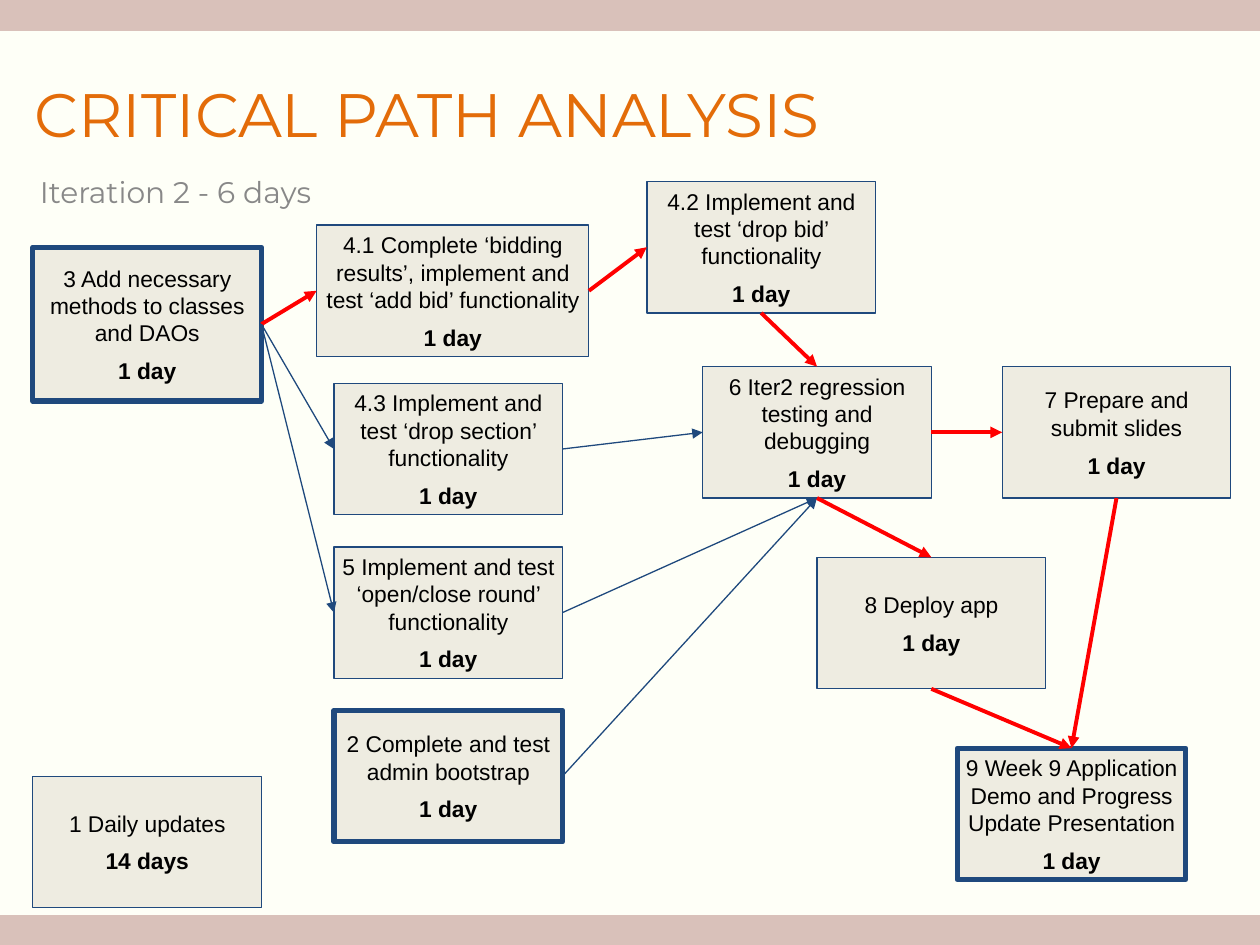
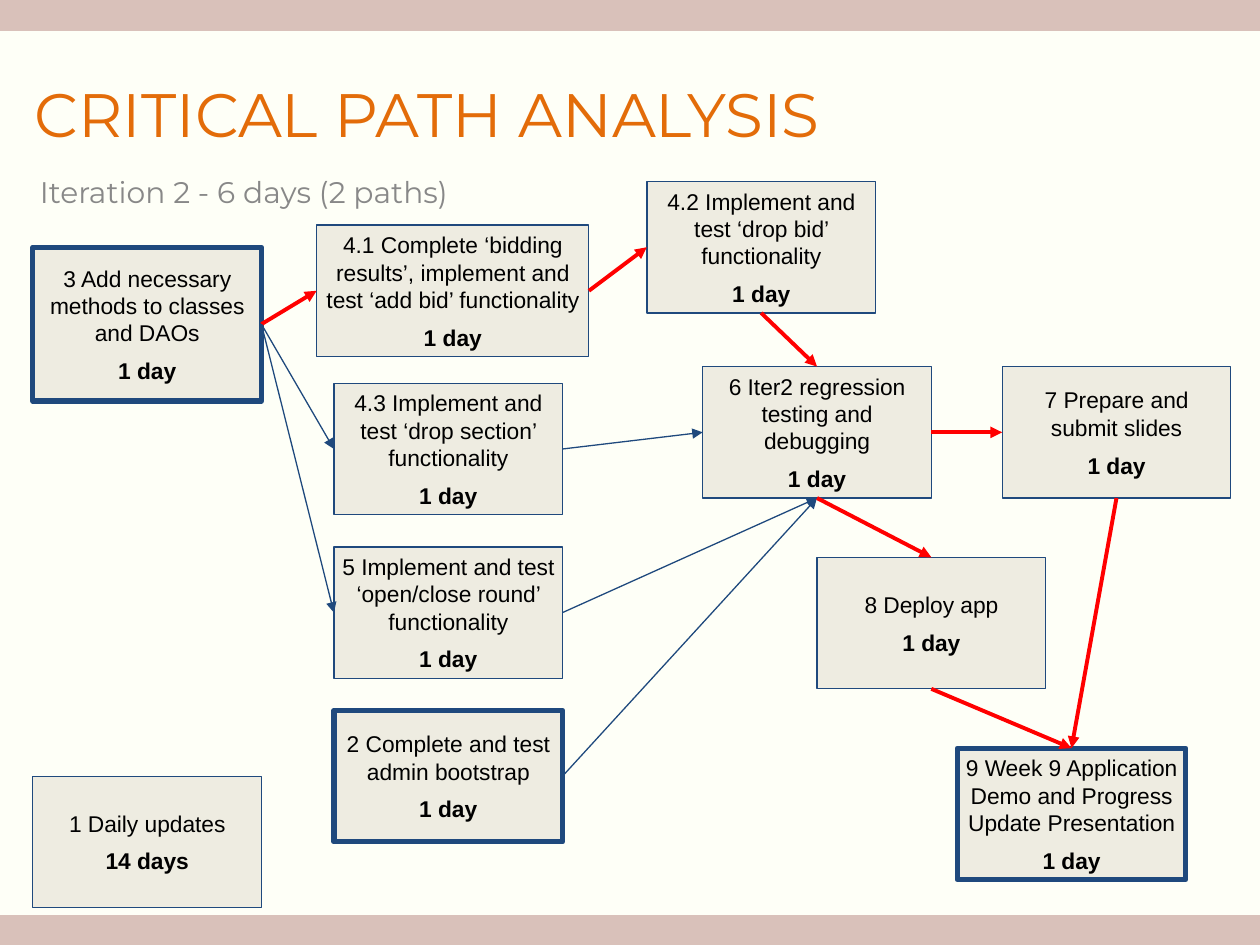
Before and after one commit to j1em1n/BIOS-Bidding-System, a slide deck: slide 9 of presentations/Week 7 PM Review.pptx. Drawn at 1260x945 pixels with LibreOffice and Linux fonts; fonts in the diff are those of the drawing. Boxes give left, top, right and bottom in pixels: in the first picture for what was removed or moved away, otherwise in the second. Text is boxed around its words. In the diff, an @@ line names an element or a change of style, - is before the commit and + after.

```diff
--- a/presentations/Week 7 PM Review.pptx
+++ b/presentations/Week 7 PM Review.pptx
@@ text at bbox=[40, 181, 447, 209]: text changed @@
-Iteration 2 - 6 days
+Iteration 2 - 6 days (2 paths)
```
Also in this commit, not shown: 1 other slide changed.
